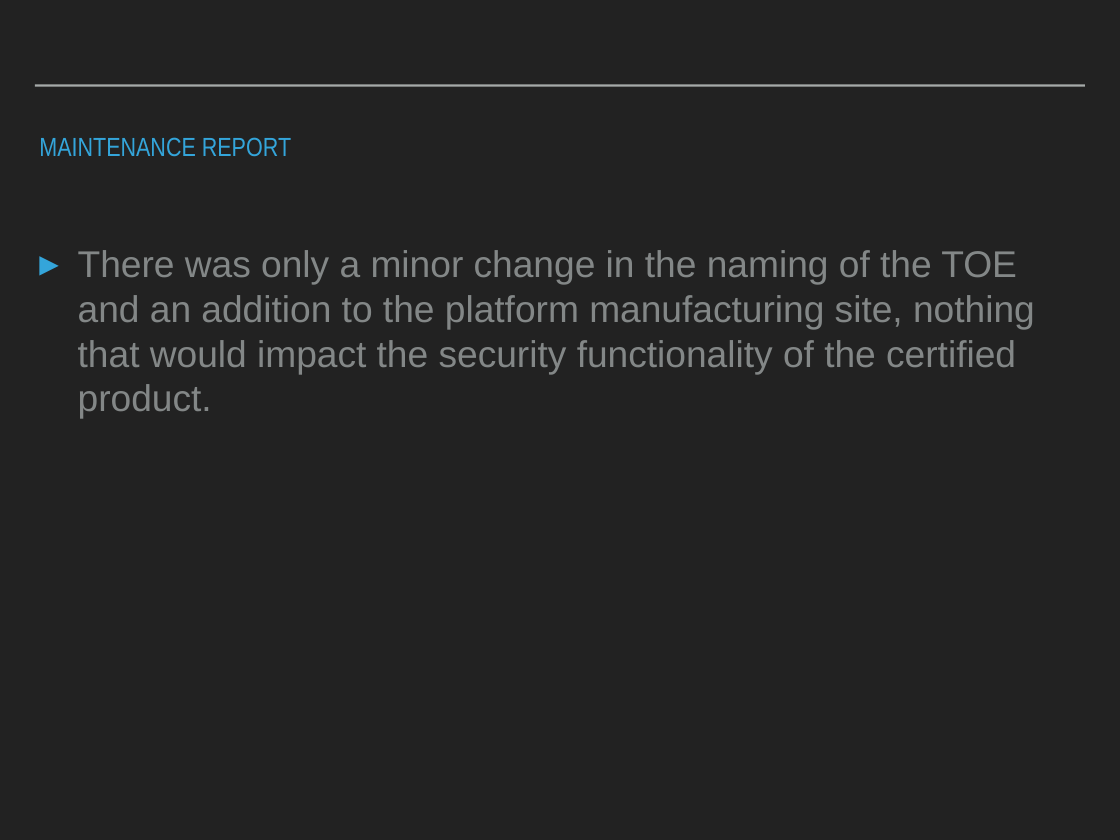
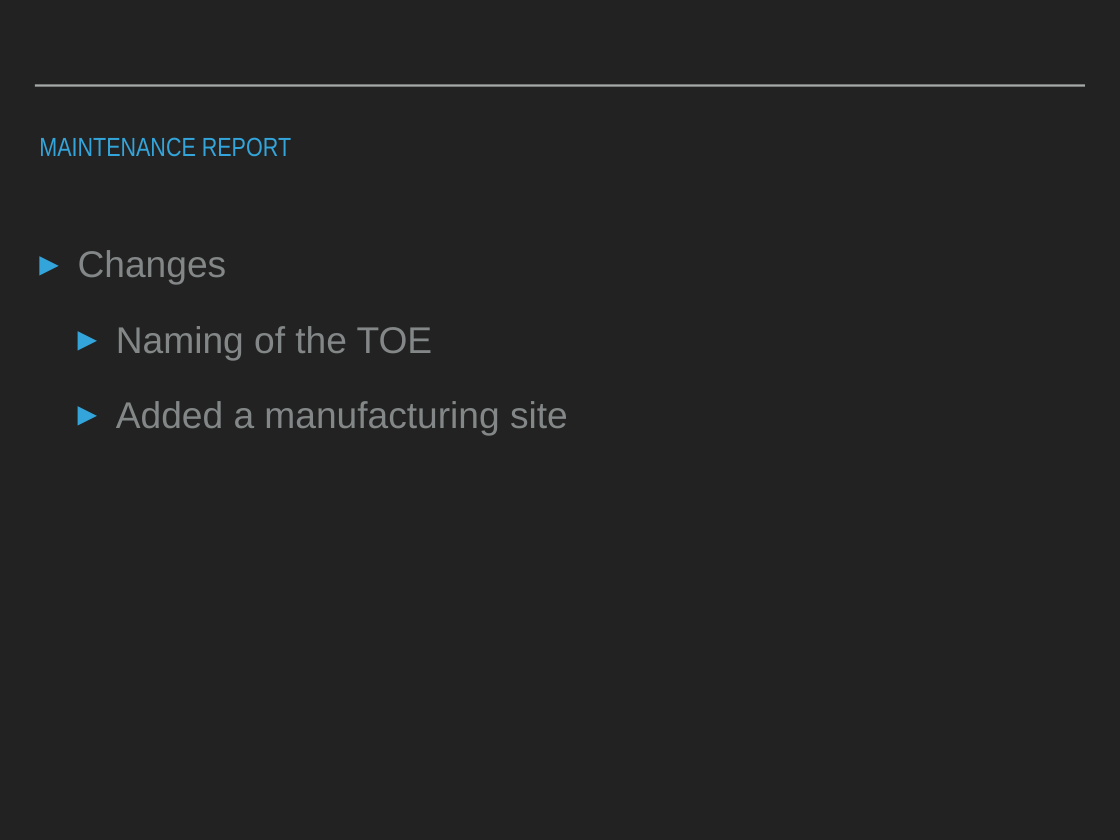
Before and after one commit to amalchukkinin/PV204, a slide deck: slide 8 of hrasna.pptx. Drawn at 1120x840 pixels with LibreOffice and Linux fonts; fonts in the diff are those of the drawing. Boxes give left, top, right and bottom in pixels: in the first picture for what was removed or moved away, otherwise in the second. Text is boxed around its words. In the diff, an @@ line names an element or a change of style, - is before the commit and + after.

Commit message:
Add files via upload
minor change in slides

```diff
--- a/hrasna.pptx
+++ b/hrasna.pptx
@@ text at bbox=[78, 250, 568, 435]: text changed @@
-▸ There was only a minor change in the naming of the TOE and an addition to the platform manufacturing site, nothing that would impact the security functionality of the certified product.
+▸ Changes
+  ▸ Naming of the TOE
+  ▸ Added a manufacturing site
```
